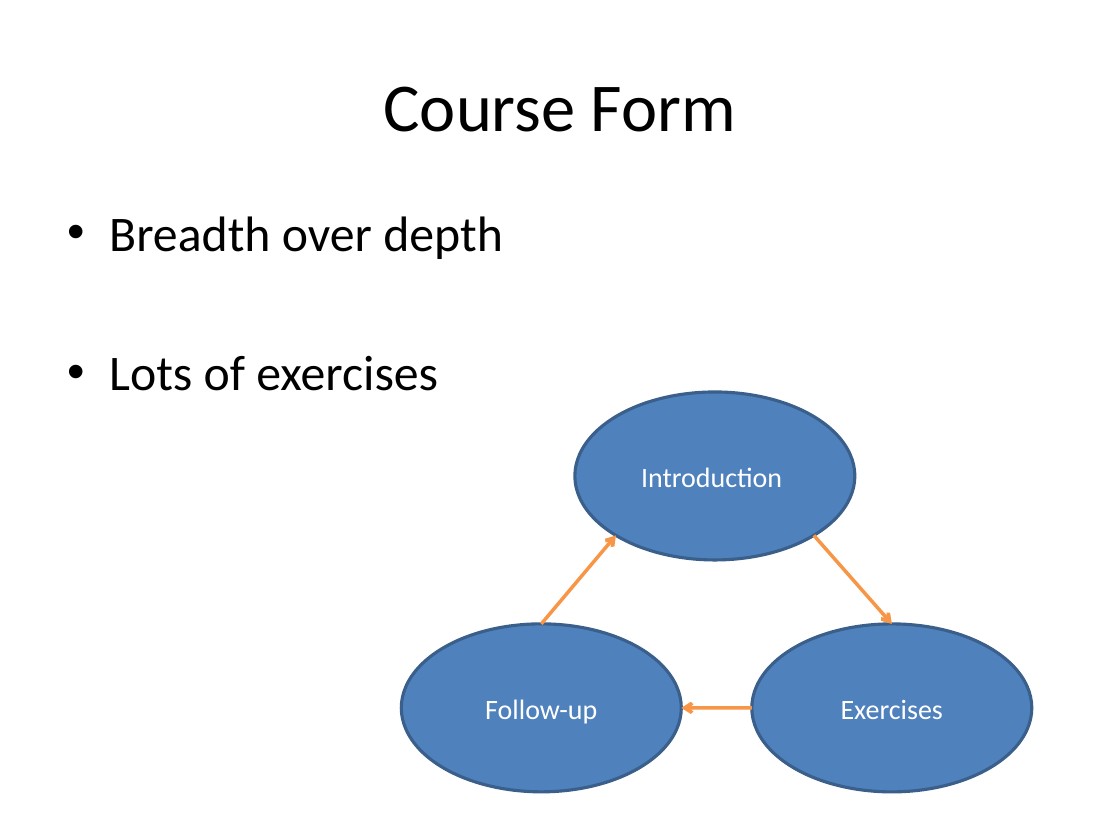
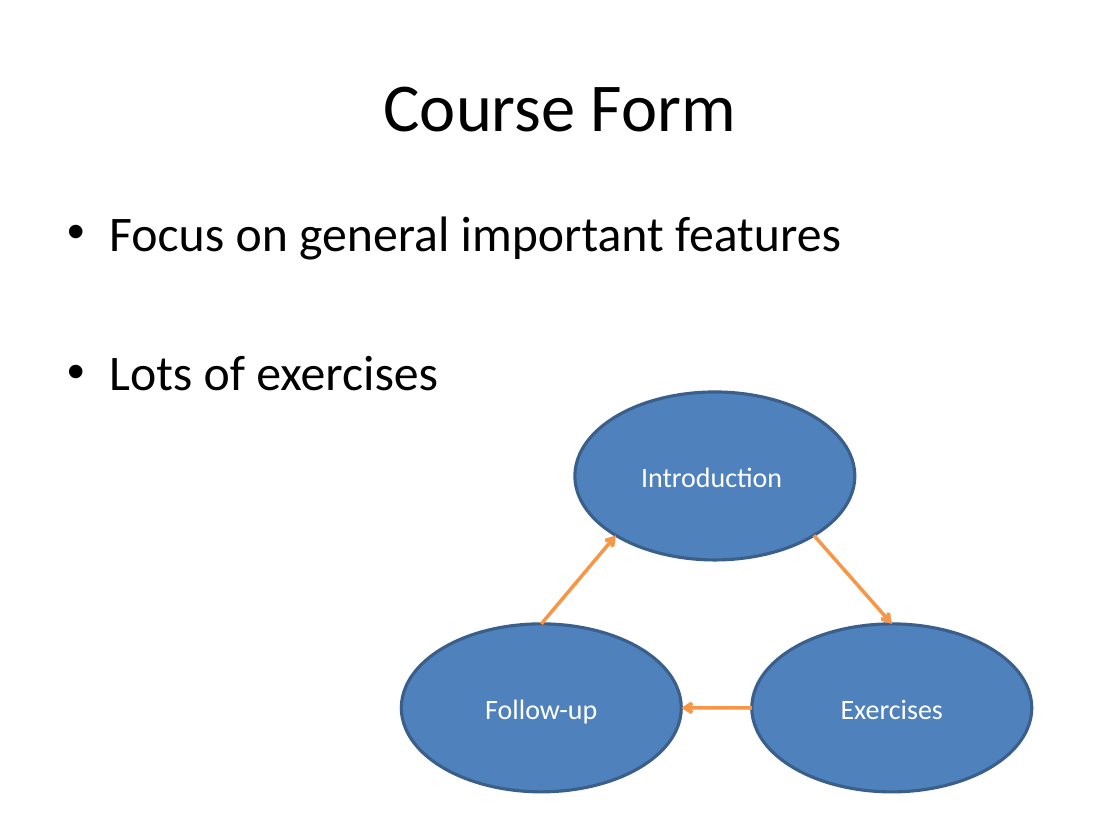
Before and after one commit to rasmuskl/ReSharperCourse, a slide deck: slide 4 of Presentations/1 - Introduction - ReSharper Course.pptx. Drawn at 1120x840 pixels with LibreOffice and Linux fonts; fonts in the diff are those of the drawing. Boxes give left, top, right and bottom in pixels: in the first picture for what was removed or moved away, otherwise in the second. Text is boxed around its words. In the diff, an @@ line names an element or a change of style, - is before the commit and + after.

```diff
--- a/Presentations/1 - Introduction - ReSharper Course.pptx
+++ b/Presentations/1 - Introduction - ReSharper Course.pptx
@@ text at <box>109,216,841,260</box>: text changed @@
-• Breadth over depth
+• Focus on general important features
```
Also in this commit, not shown: 4 other slides changed, 2 other files.
